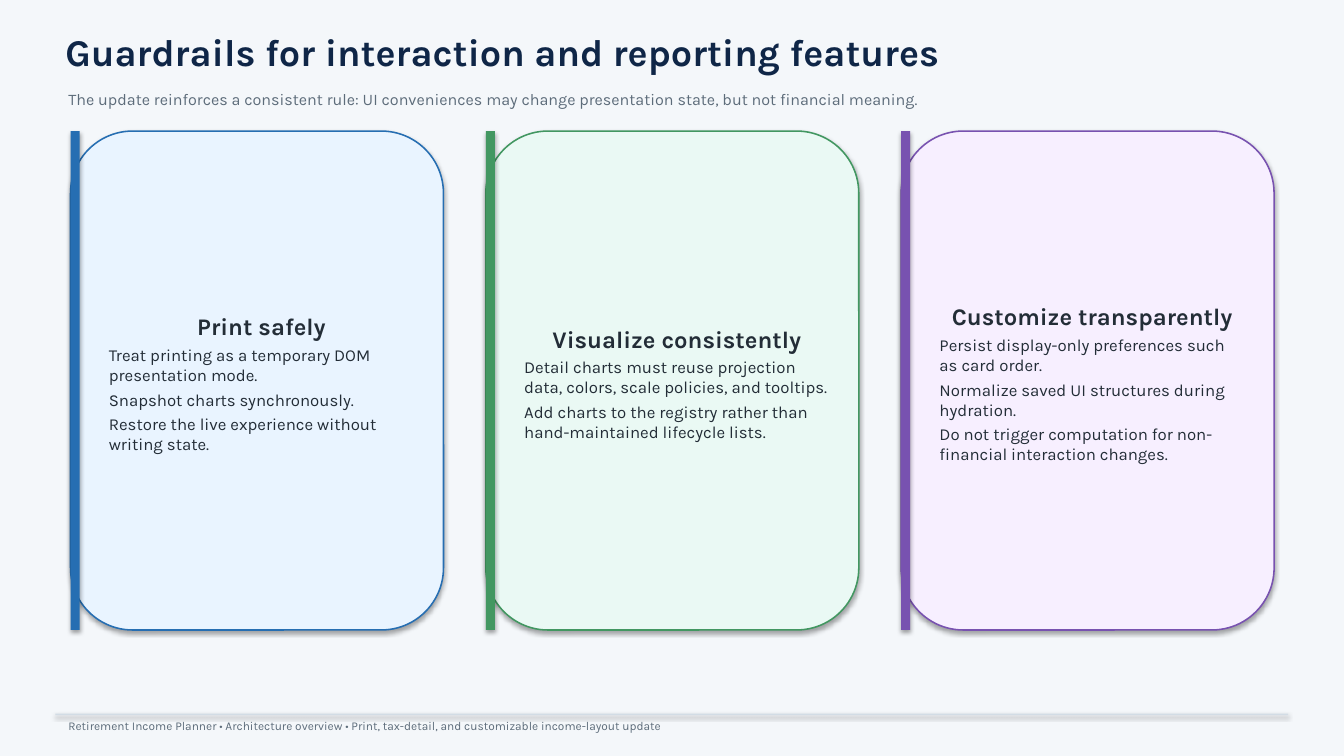
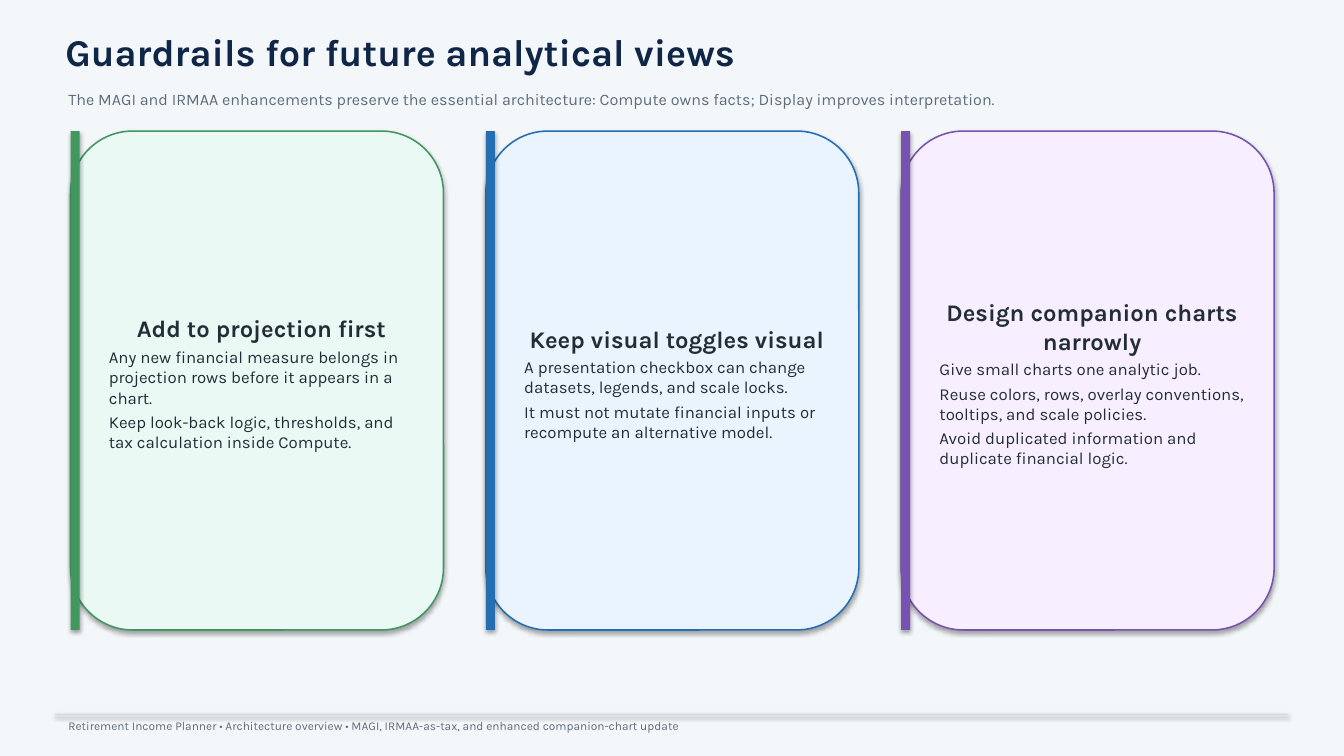
Before and after one commit to howardc64/retirefin, a slide deck: slide 9 of docs/retirement_income_planner_architecture.pptx. Drawn at 1344x756 pixels with LibreOffice and Linux fonts; fonts in the diff are those of the drawing. Boxes give left, top, right and bottom in pixels: in the first picture for what was removed or moved away, otherwise in the second. Text is boxed around its words. In the diff, an @@ line names an element or a change of style, - is before the commit and + after.

```diff
--- a/docs/retirement_income_planner_architecture.pptx
+++ b/docs/retirement_income_planner_architecture.pptx
@@ text at [65, 39, 735, 76]: text changed @@
-Guardrails for interaction and reporting features
+Guardrails for future analytical views
@@ text at [68, 94, 994, 109]: text changed @@
-The update reinforces a consistent rule: UI conveniences may change presentation state, but not financial meaning.
+The MAGI and IRMAA enhancements preserve the essential architecture: Compute owns facts; Display improves interpretation.
@@ rectangle at [71, 131, 80, 630]: fill #266EB2 to #429761 @@
@@ rounded rectangle "Add to projection first" at [71, 131, 444, 630]: fill #E9F4FF to #EAF9F4; outline #266EB2 1.1 pt to #429761 1.1 pt @@
@@ rectangle at [486, 131, 495, 630]: fill #429761 to #266EB2 @@
@@ rounded rectangle "Keep visual toggles visual" at [486, 131, 859, 630]: fill #EAF9F4 to #E9F4FF; outline #429761 1.1 pt to #266EB2 1.1 pt @@
@@ text in rounded rectangle at [109, 320, 398, 452]: text changed @@
-Print safely
-Treat printing as a temporary DOM presentation mode.
-Snapshot charts synchronously.
-Restore the live experience without writing state.
+Add to projection first
+Any new financial measure belongs in projection rows before it appears in a chart.
+Keep look-back logic, thresholds, and tax calculation inside Compute.
@@ text in rounded rectangle at [939, 304, 1244, 468]: text changed @@
-Customize transparently
-Persist display-only preferences such as card order.
-Normalize saved UI structures during hydration.
-Do not trigger computation for non-financial interaction changes.
+Design companion charts narrowly
+Give small charts one analytic job.
+Reuse colors, rows, overlay conventions, tooltips, and scale policies.
+Avoid duplicated information and duplicate financial logic.
@@ text in rounded rectangle at [524, 331, 824, 442]: text changed @@
-Visualize consistently
-Detail charts must reuse projection data, colors, scale policies, and tooltips.
-Add charts to the registry rather than hand-maintained lifecycle lists.
+Keep visual toggles visual
+A presentation checkbox can change datasets, legends, and scale locks.
+It must not mutate financial inputs or recompute an alternative model.
@@ text at [68, 722, 678, 733]: text changed @@
-Retirement Income Planner • Architecture overview • Print, tax-detail, and customizable income-layout update
+Retirement Income Planner • Architecture overview • MAGI, IRMAA-as-tax, and enhanced companion-chart update
```
Also in this commit, not shown: 2 other slides changed, 6 slides added, 6 slides removed, 11 other files.
